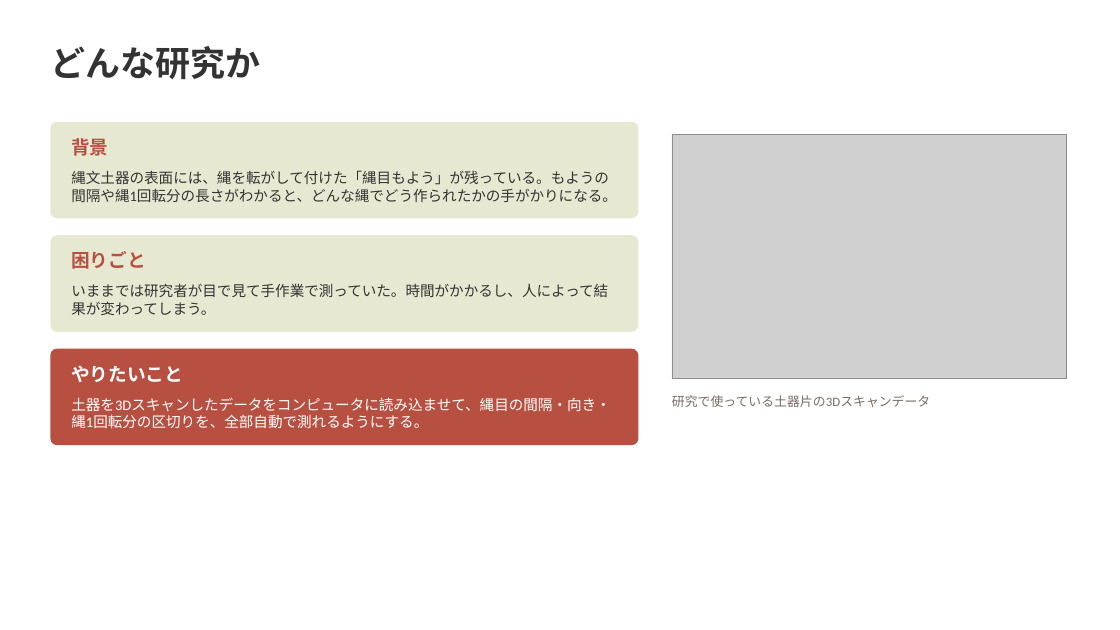
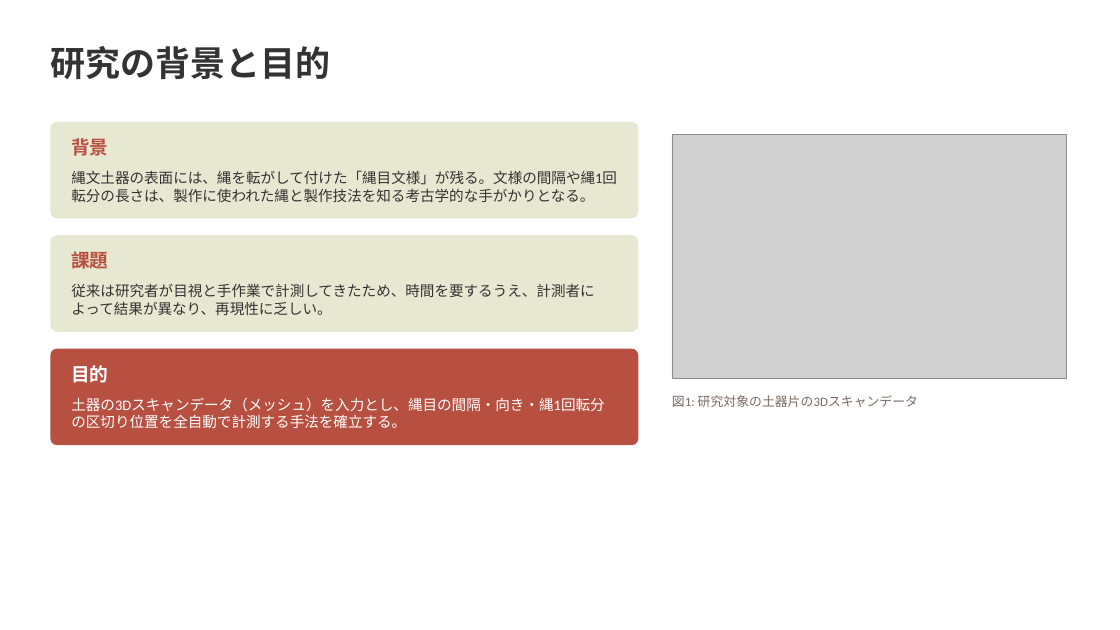
Before and after one commit to Ryusan09/MultivariatAanalysis, a slide deck: slide 2 of 13/第13回発表_修士研究と大規模計算.pptx. Drawn at 1120x630 pixels with LibreOffice and Linux fonts; fonts in the diff are those of the drawing; grey boxes stand for pictures. Boxes give left, top, right and bottom in pixels: in the first picture for what was removed or moved away, otherwise in the second. Text is boxed around its words. In the diff, an @@ line names an element or a change of style, - is before the commit and + after.

```diff
--- a/13/第13回発表_修士研究と大規模計算.pptx
+++ b/13/第13回発表_修士研究と大規模計算.pptx
@@ text at (50, 46, 330, 79): text changed @@
-どんな研究か
+研究の背景と目的
@@ text at (71, 170, 617, 202): text changed @@
-縄文土器の表面には、縄を転がして付けた「縄目もよう」が残っている。もようの間隔や縄1回転分の長さがわかると、どんな縄でどう作られたかの手がかりになる。
+縄文土器の表面には、縄を転がして付けた「縄目文様」が残る。文様の間隔や縄1回転分の長さは、製作に使われた縄と製作技法を知る考古学的な手がかりとなる。
@@ text at (71, 248, 108, 273): text changed @@
-困りごと
+課題
@@ text at (71, 283, 594, 315): text changed @@
-いままでは研究者が目で見て手作業で測っていた。時間がかかるし、人によって結果が変わってしまう。
+従来は研究者が目視と手作業で計測してきたため、時間を要するうえ、計測者によって結果が異なり、再現性に乏しい。
@@ text at (71, 365, 108, 383): text changed @@
-やりたいこと
+目的
@@ text at (71, 397, 604, 428): text changed @@
-土器を3Dスキャンしたデータをコンピュータに読み込ませて、縄目の間隔・向き・縄1回転分の区切りを、全部自動で測れるようにする。
+土器の3Dスキャンデータ（メッシュ）を入力とし、縄目の間隔・向き・縄1回転分の区切り位置を全自動で計測する手法を確立する。
@@ text at (672, 395, 918, 407): text changed @@
-研究で使っている土器片の3Dスキャンデータ
+図1: 研究対象の土器片の3Dスキャンデータ
```
Also in this commit, not shown: 8 other slides changed.
